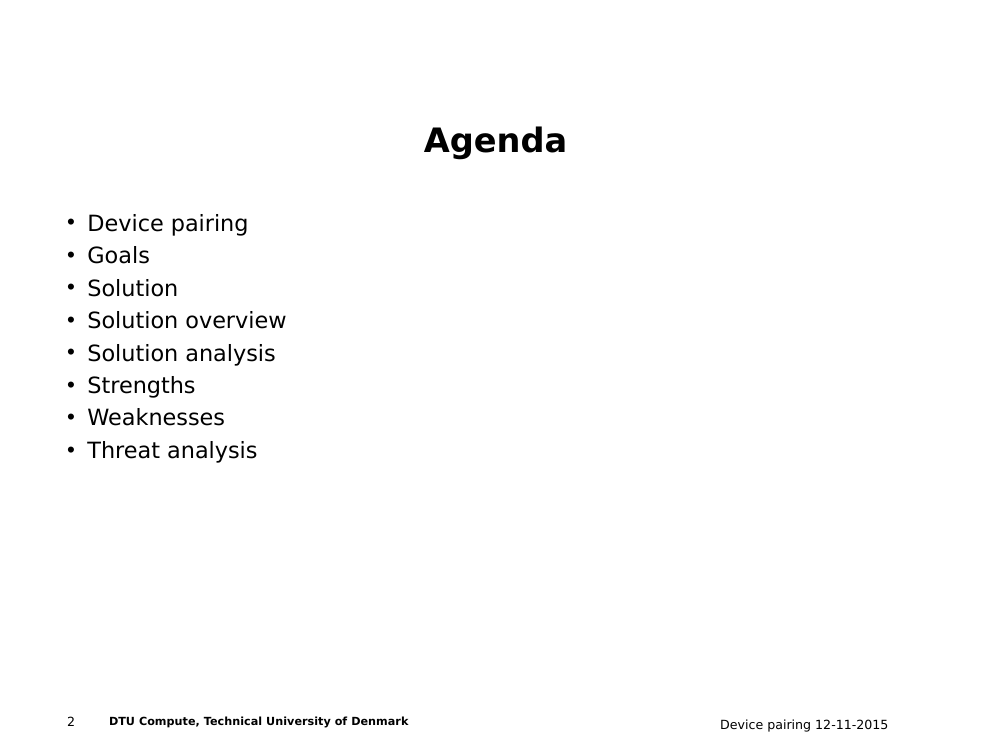
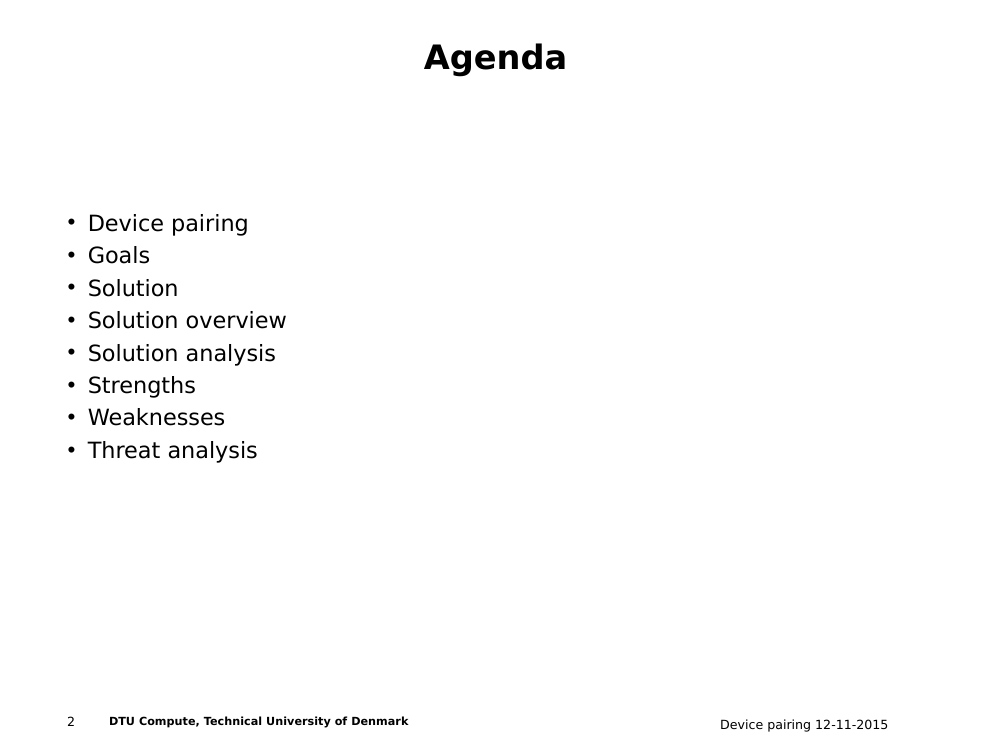
Before and after one commit to ttsoftware/applied-cryptography, a slide deck: slide 2 of Audio-based Out of Band Channel key exchange.ppt. Drawn at 1008x756 pixels with LibreOffice and Linux fonts; fonts in the diff are those of the drawing; background and template pictures are left out. Boxes give left, top, right and bottom in pixels: in the first picture for what was removed or moved away, otherwise in the second. Text is boxed around its words. In the diff, an @@ line names an element or a change of style, - is before the commit and + after.

```diff
--- a/Audio-based Out of Band Channel key exchange.ppt
+++ b/Audio-based Out of Band Channel key exchange.ppt
@@ text "Agenda": place and size @@
-text "Agenda" at <box>424,126,567,160</box>
+text "Agenda" at <box>424,43,567,76</box>
```
Also in this commit, not shown: 5 other slides changed.
